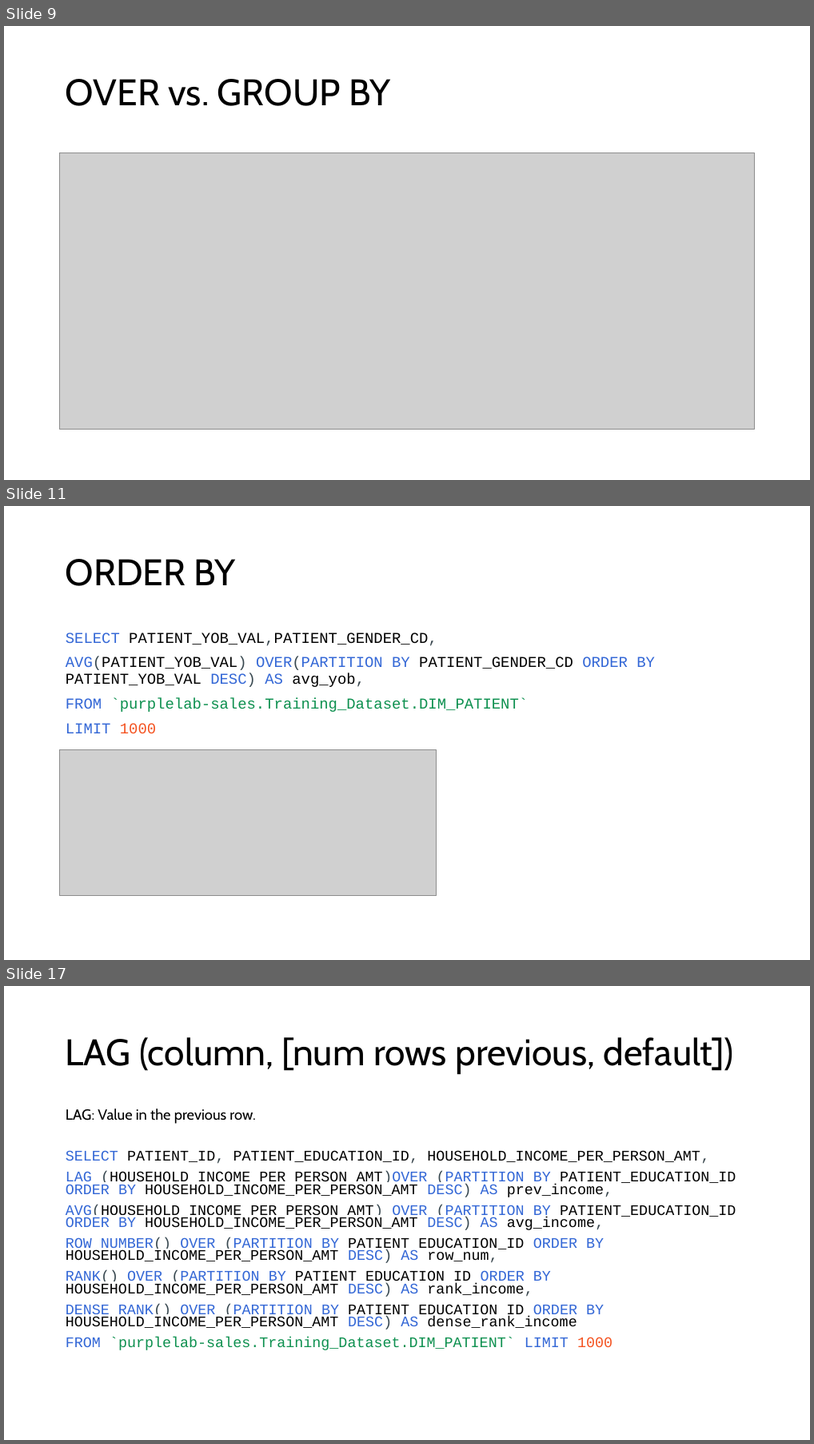
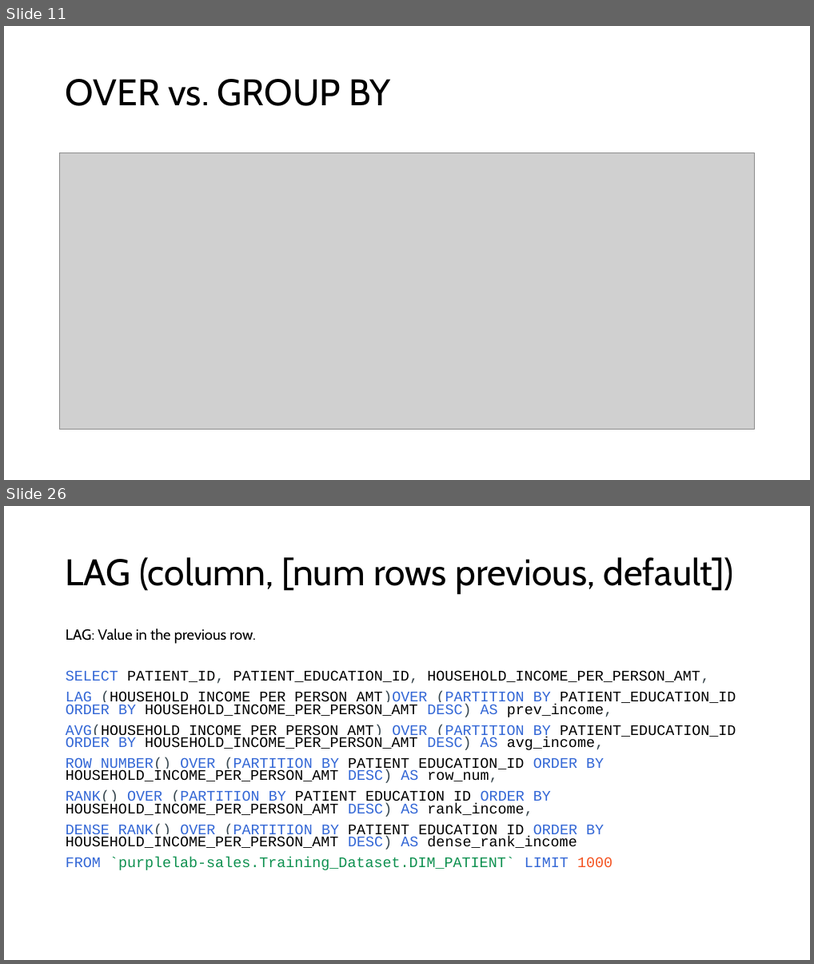
Before and after one commit to appjedi/youtube, a slide deck: SQL/Intro To SQL Day 10 Windows Functions.pptx. Shown one above the other, each under a label of ours: slides 9, 11 and 17 before the commit, slides 11 and 26 after it; the slides between them are not shown. The pictures are 814x1444 and 814x964 pixels, drawn with LibreOffice and Linux fonts; fonts in the diff are those of the drawing; grey boxes stand for pictures. Boxes give left, top, right and bottom in pixels: in the first picture for what was removed or moved away, otherwise in the second. Text is boxed around its words. In the diff, an @@ line names an element or a change of style, - is before the commit and + after.

```diff
--- a/SQL/Intro To SQL Day 10 Windows Functions.pptx
+++ b/SQL/Intro To SQL Day 10 Windows Functions.pptx
@@ slide 11 removed at (x1=4, y1=506, x2=810, y2=960), background #FFFFFF @@
@@ title removed at (x1=66, y1=559, x2=237, y2=586) @@
-ORDER BY
@@ text removed at (x1=66, y1=632, x2=655, y2=733) @@
-SELECT PATIENT_YOB_VAL,PATIENT_GENDER_CD,
-AVG(PATIENT_YOB_VAL) OVER(PARTITION BY PATIENT_GENDER_CD ORDER BY PATIENT_YOB_VAL DESC) AS avg_yob,
-FROM `purplelab-sales.Training_Dataset.DIM_PATIENT`
-LIMIT 1000
@@ picture removed at (x1=60, y1=749, x2=437, y2=896) @@
@@ what was slide 9 is now slide 11 @@
@@ what was slide 17 is now slide 26 @@
```
Also in this commit, not shown: 10 slides changed, 12 slides added, 1 other file.
